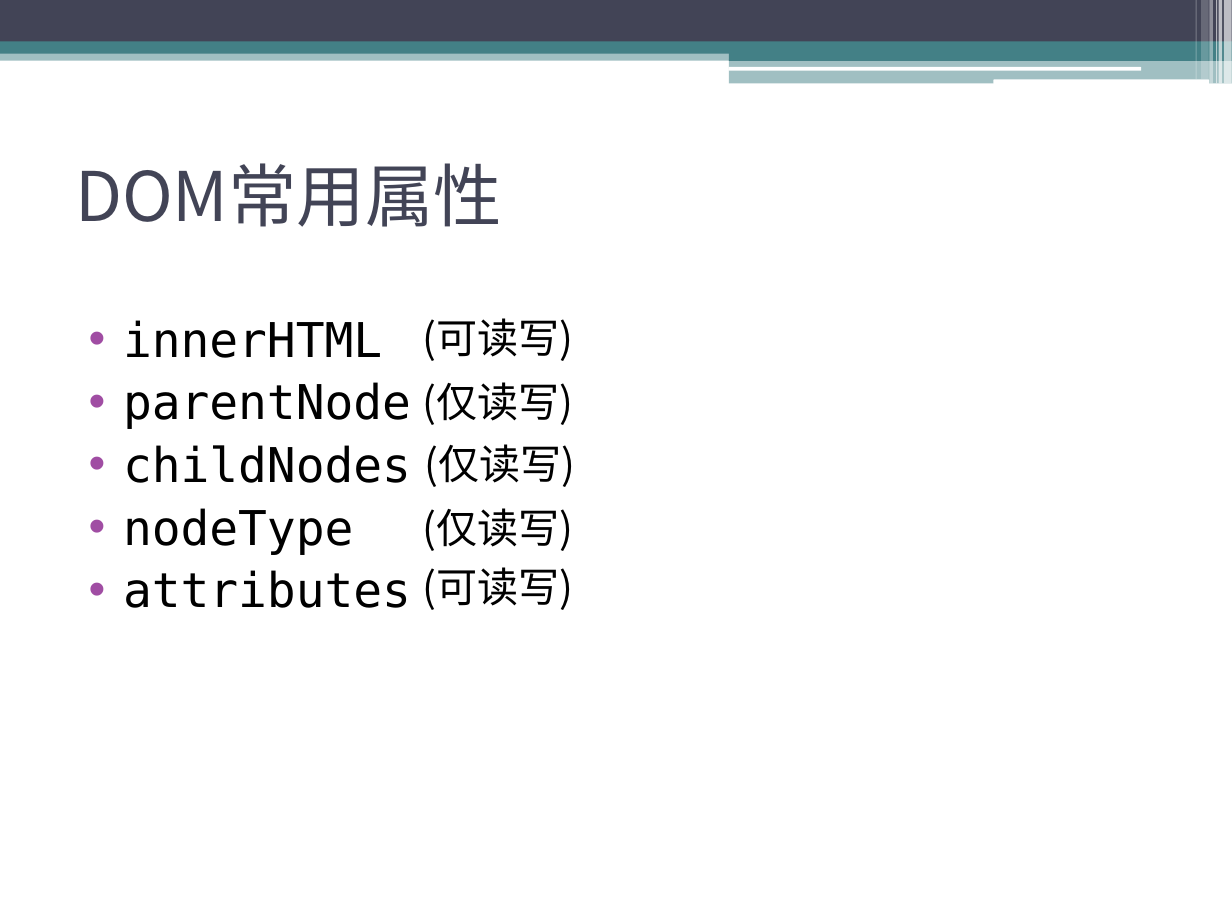
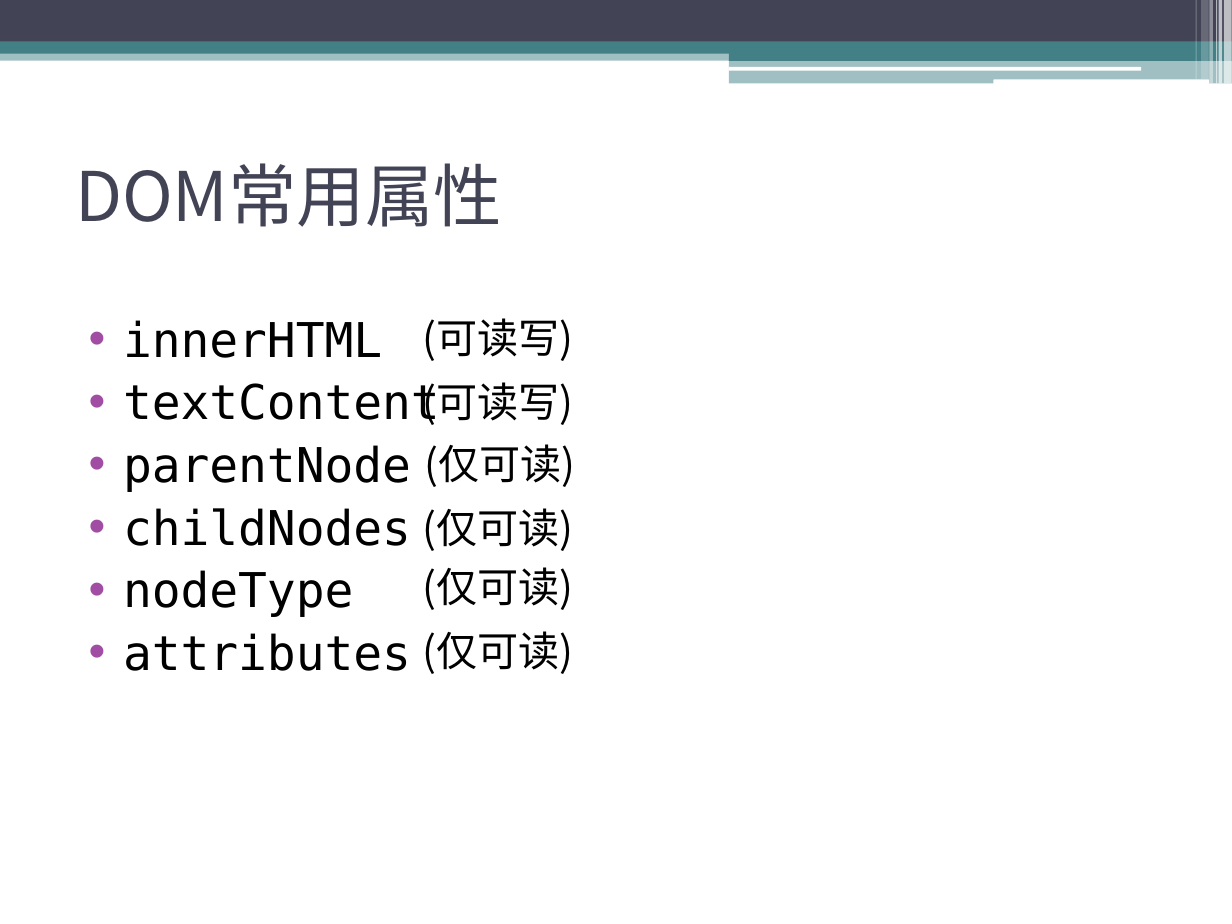
Before and after one commit to sophiazzw/Front_Library, a slide deck: slide 8 of manipulation.pptx. Drawn at 1232x924 pixels with LibreOffice and Linux fonts; fonts in the diff are those of the drawing. Boxes give left, top, right and bottom in pixels: in the first picture for what was removed or moved away, otherwise in the second. Text is boxed around its words. In the diff, an @@ line names an element or a change of style, - is before the commit and + after.

```diff
--- a/manipulation.pptx
+++ b/manipulation.pptx
@@ text at (123, 383, 440, 425): paragraph added @@
+• textContent
@@ text at (423, 382, 574, 425): text changed @@
-(仅读写)
+(可读写)
@@ text at (424, 444, 575, 487): text changed @@
-(仅读写)
+(仅可读)
@@ text at (423, 508, 574, 551): text changed @@
-(仅读写)
+(仅可读)
@@ text at (423, 567, 574, 610): text changed @@
-(可读写)
+(仅可读)
@@ text added at (423, 631, 574, 674), 24 pt, text #000000 @@
+(仅可读)
```
Also in this commit, not shown: 5 other slides changed, 6 other files.
